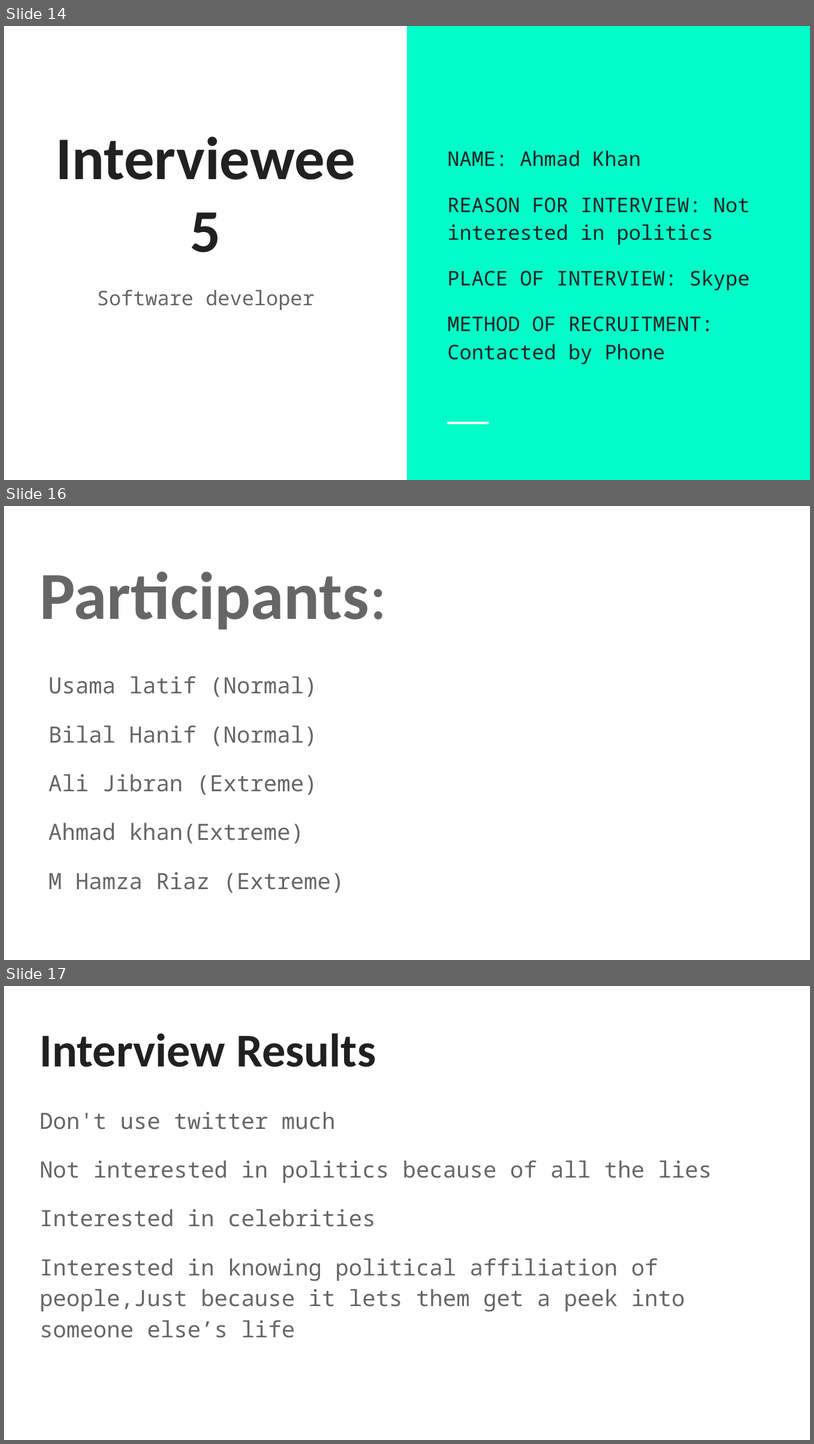
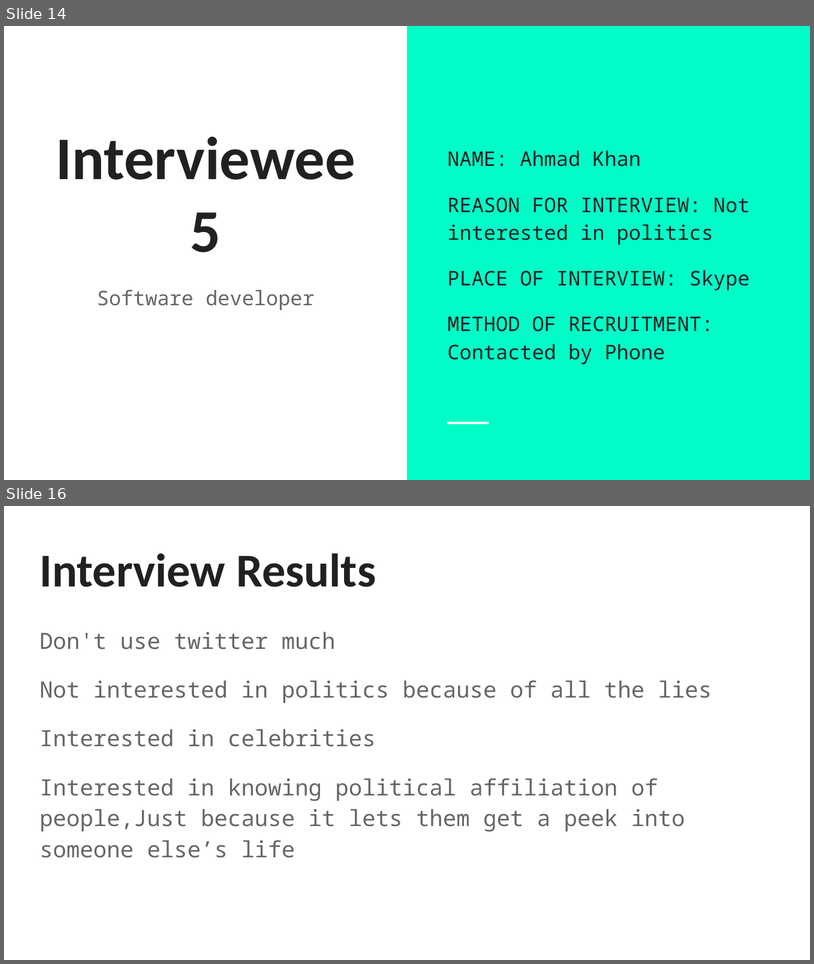
Before and after one commit to sarim-zafar/HCI-Project, a slide deck: docs/pj-task1/HCI.pptx. Shown one above the other, each under a label of ours: slides 14, 16 and 17 before the commit, slides 14 and 16 after it; the slides between them are not shown. The pictures are 814x1444 and 814x964 pixels, drawn with LibreOffice and Linux fonts; fonts in the diff are those of the drawing. Boxes give left, top, right and bottom in pixels: in the first picture for what was removed or moved away, otherwise in the second. Text is boxed around its words. In the diff, an @@ line names an element or a change of style, - is before the commit and + after.

```diff
--- a/docs/pj-task1/HCI.pptx
+++ b/docs/pj-task1/HCI.pptx
@@ slide 16 removed at (4,506,810,960), background #FFFFFF @@
@@ title removed at (39,571,387,630) @@
-Participants:
@@ text removed at (48,676,345,892) @@
-Usama latif (Normal)
-Bilal Hanif (Normal)
-Ali Jibran (Extreme)
-Ahmad khan(Extreme)
-M Hamza Riaz (Extreme)
@@ what was slide 17 is now slide 16 @@
```
Also in this commit, not shown: 4 slides changed, 2 slides added, 1 other slide removed.
